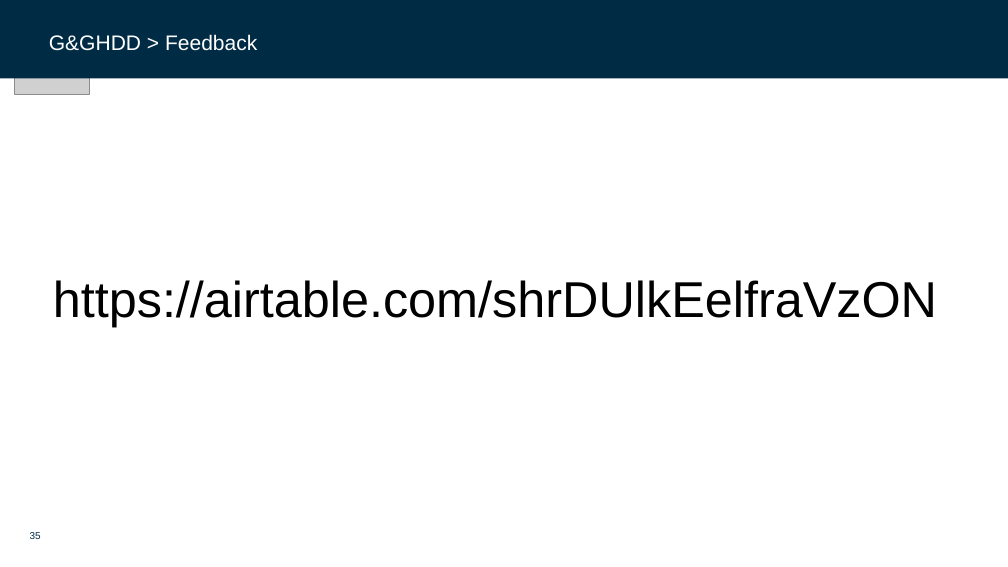
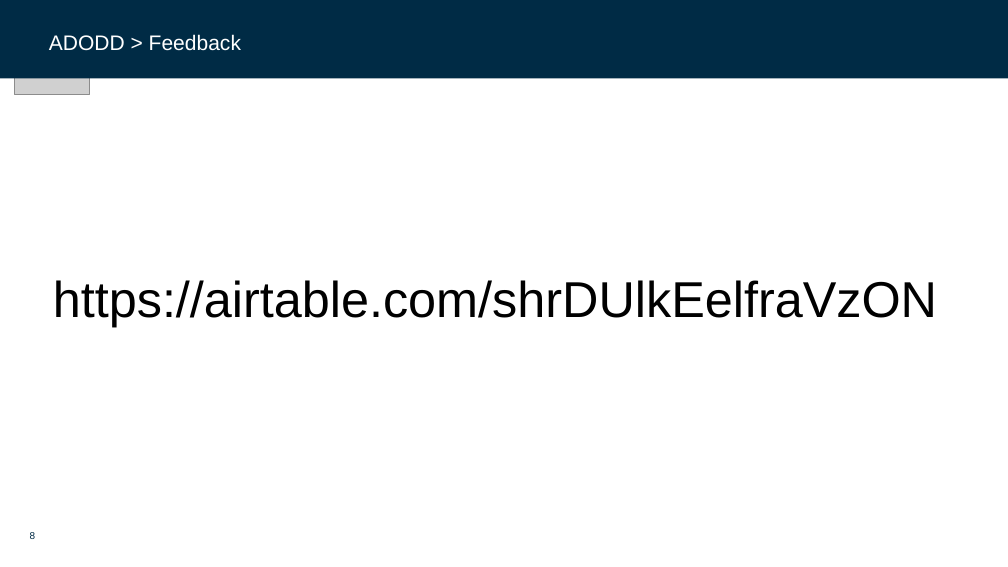
Before and after one commit to dfds/dojo, a slide deck: slide 8 of workshops/ado-deep-dive/ado-deep-dive.pptx (slide 35 before the commit). Drawn at 1008x567 pixels with LibreOffice and Linux fonts; fonts in the diff are those of the drawing; grey boxes stand for pictures; background and template pictures are left out. Boxes give left, top, right and bottom in pixels: in the first picture for what was removed or moved away, otherwise in the second. Text is boxed around its words. In the diff, an @@ line names an element or a change of style, - is before the commit and + after.

```diff
--- a/workshops/ado-deep-dive/ado-deep-dive.pptx
+++ b/workshops/ado-deep-dive/ado-deep-dive.pptx
@@ text at (49, 34, 241, 51): text changed @@
-G&GHDD > Feedback
+ADODD > Feedback
@@ page number at (30, 532, 36, 539): text changed @@
-35
+8
```
Also in this commit, not shown: 4 other slides changed, 3 slides added, 31 slides removed.
